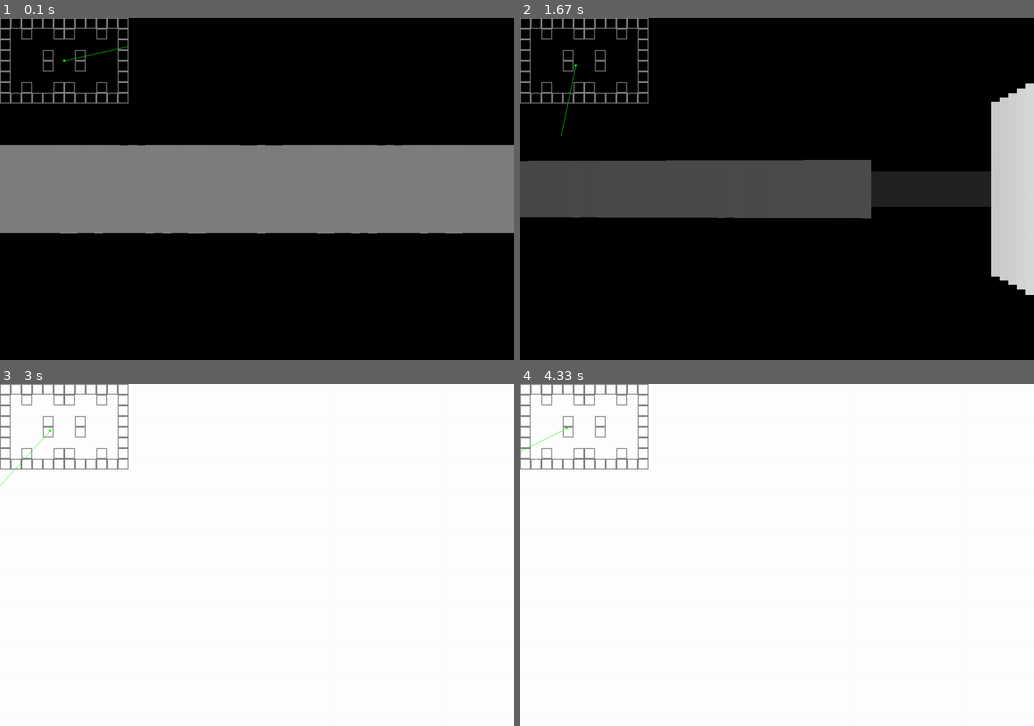
Above: before the commit, frames 1-4 (two rows, left to right).
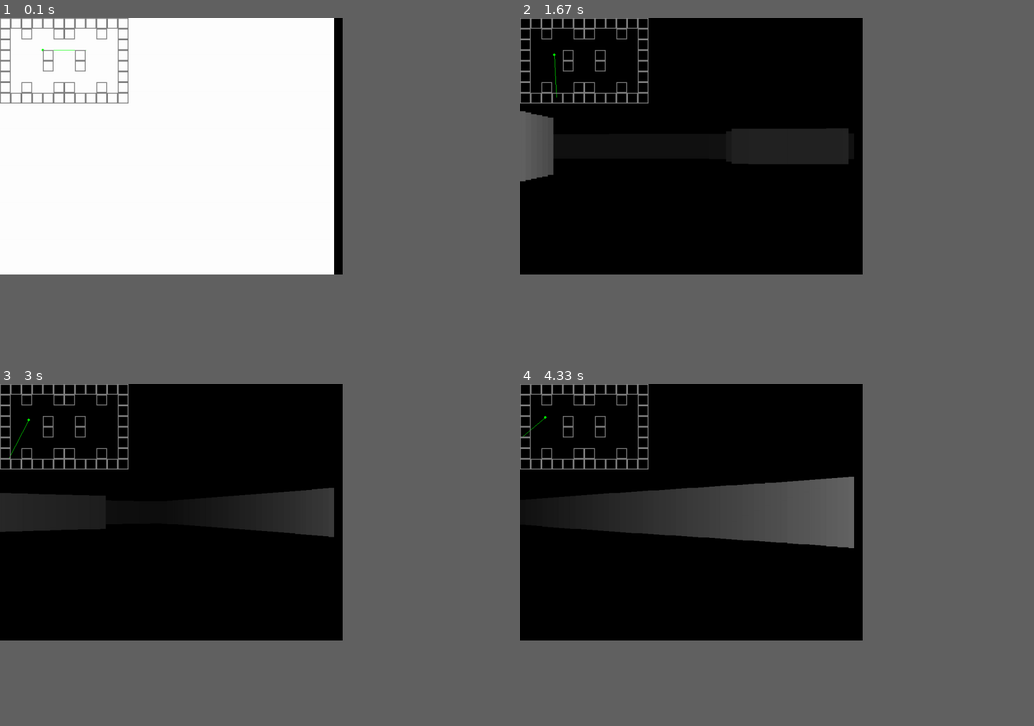
Above: after the commit, the same moments.

Repository: whirlwindnoa/pygame-raycasting
Game: pygame game, started from main.py
The game is run twice, just before and just after one commit, with the same random seed, the same clock (stepped at 60 frames per second) and the same inputs.
Inputs:
- Up to frame 1 (0.1 s): no input
- Up to frame 2 (1.67 s): hold Right 0.33-0.8 s; hold Right 0.83-1.3 s; hold D 0.83-1.3 s; hold Right from 1.33 s (still down); hold D from 1.33 s (still down)
- Up to frame 3 (3 s): release Right at 1.87 s; release D at 1.87 s; hold Left 1.9-2.3 s; hold A 1.9-2.3 s; hold Right 2.33-2.97 s; hold D 2.33-2.97 s
- Up to frame 4 (4.33 s): hold Left 3-3.47 s; hold A 3-3.47 s; hold Right 3.5-3.97 s; hold D 3.5-3.97 s; hold Right from 4 s (still down); hold D from 4 s (still down)
In our replay, the window is 900x600 before the commit and 600x450 after it. These sizes can differ from the game's own. Grey fills any space a smaller window leaves; there, only what the larger window draws over its background counts as a difference.

The runs differ from the first frame. In frame 1, 57% of the frame differs, in the area x 0-100%, y 0-75%; in frame 2, 21%; in frame 3, 49%; in frame 4, 49%.

Commit message:
last fix

Diff:
--- a/config.py
+++ b/config.py
@@ -3,8 +3,8 @@
 # Essential constants
 class Config:
     # Game Configuration
-    WIDTH = 1200
-    HEIGHT = 800
+    WIDTH = 800
+    HEIGHT = 600
     FPS = 60
 
     TILE = 100
--- a/main.py
+++ b/main.py
@@ -24,8 +24,8 @@
     ray_casting(sc, player.pos, player.angle)
 
     pygame.draw.circle(sc, Colors.green, (int(player.x)//4, int(player.y)//4), 12//4)
-    pygame.draw.line(sc, Colors.green, player.map_pos, ((player.x + Config.WIDTH * math.cos(player.angle))//6,
-                                                        (player.y + Config.WIDTH * math.sin(player.angle))//6))
+    pygame.draw.line(sc, Colors.green, player.map_pos, ((player.x//4 + Config.WIDTH * math.cos(player.angle)/8),
+                                                        (player.y//4 + Config.WIDTH * math.sin(player.angle)/8)))
 
     for x,y in world_map:
         pygame.draw.rect(sc, Colors.gray, (x//4, y//4, Config.TILE//4, Config.TILE//4), 2)
Not shown, changed: README.md
